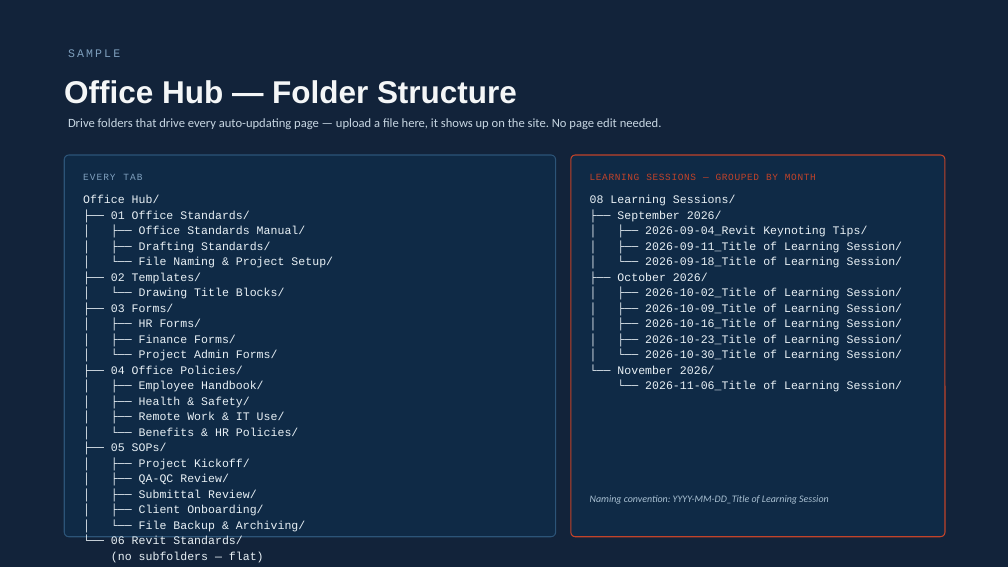
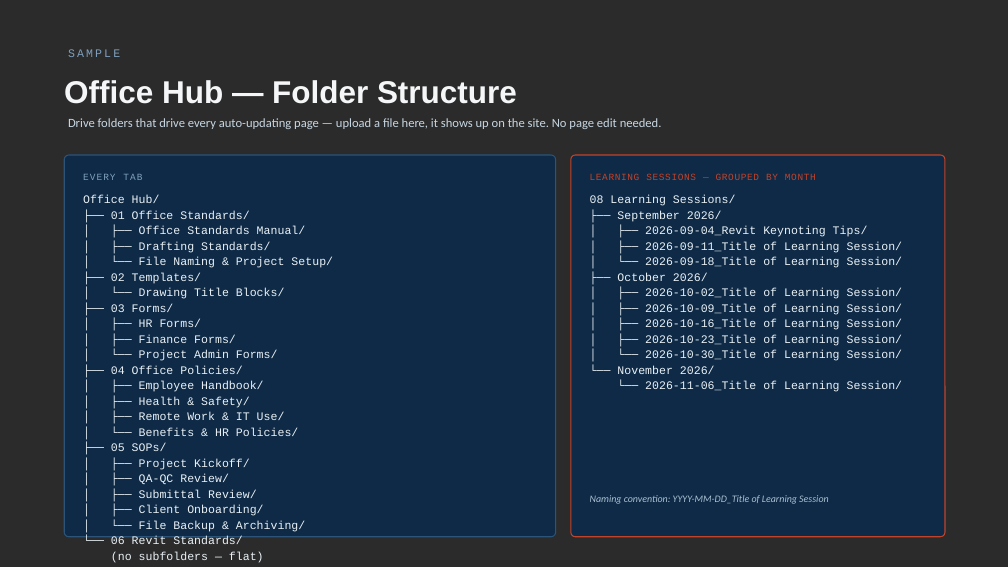
Before and after one commit to phantompressinfo-pixel/drawing-set, a slide deck: slide 11 of office-hub-concept.pptx. Drawn at 1008x567 pixels with LibreOffice and Linux fonts; fonts in the diff are those of the drawing; background and template pictures are left out; a plain dark background stands for a picture behind light text. Boxes give left, top, right and bottom in pixels: in the first picture for what was removed or moved away, otherwise in the second. Text is boxed around its words. In the diff, an @@ line names an element or a change of style, - is before the commit and + after.

```diff
--- a/office-hub-concept.pptx
+++ b/office-hub-concept.pptx
@@ background #12233A to picture (left out) @@
```
Also in this commit, not shown: 10 other slides changed.
